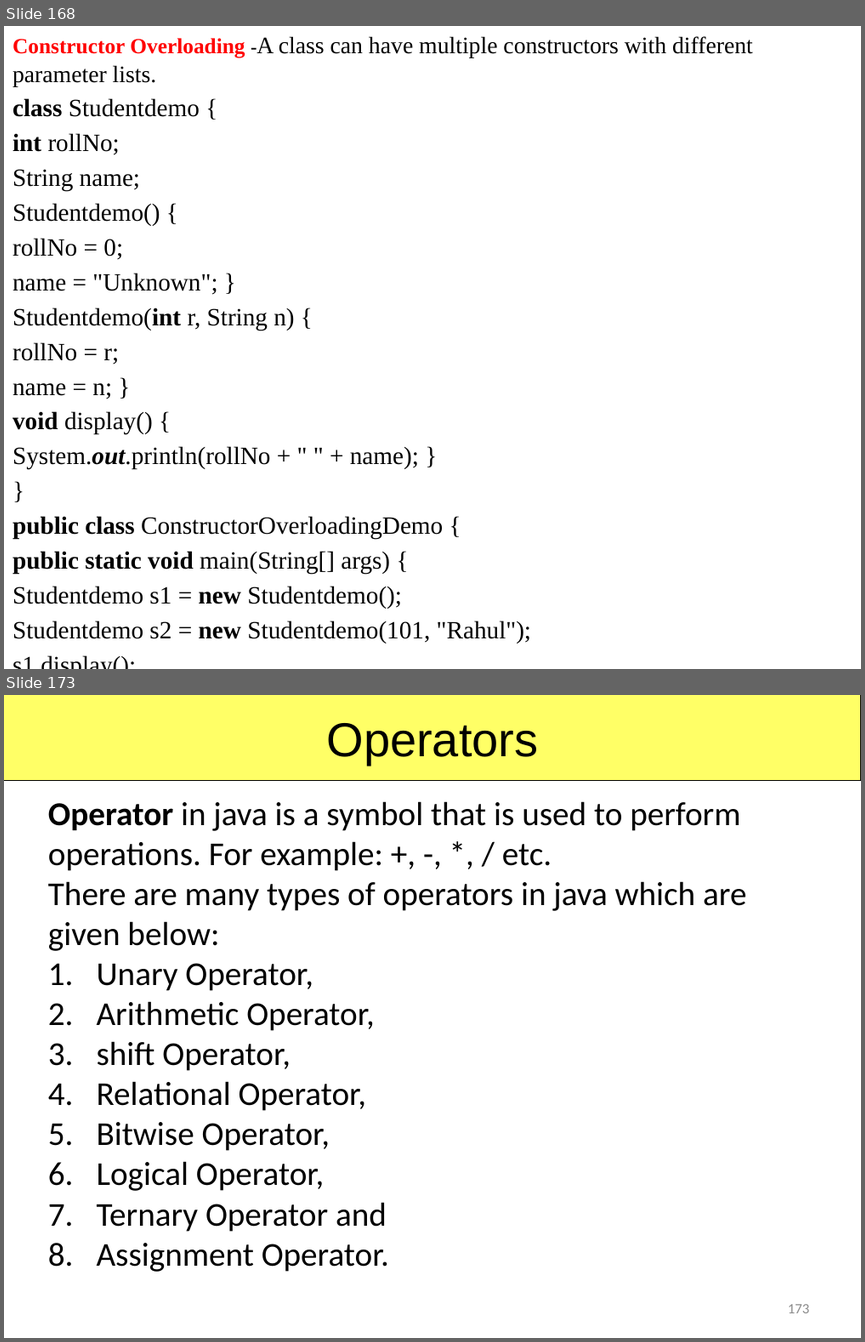
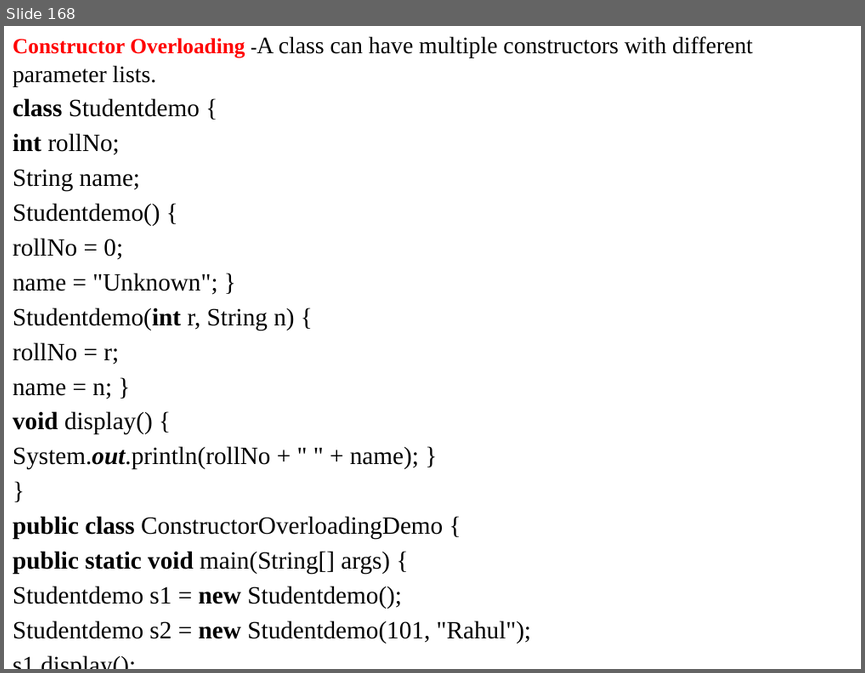
Before and after one commit to anvesh1987/Java-Programs-CSE-G, a slide deck: UNIT - I.pptx. Shown one above the other, each under a label of ours: slides 168 and 173 before the commit, slide 168 after it; the slides between them are not shown. The pictures are 865x1342 and 865x673 pixels, drawn with LibreOffice and Linux fonts; fonts in the diff are those of the drawing. Boxes give left, top, right and bottom in pixels: in the first picture for what was removed or moved away, otherwise in the second. Text is boxed around its words. In the diff, an @@ line names an element or a change of style, - is before the commit and + after.

```diff
--- a/UNIT - I.pptx
+++ b/UNIT - I.pptx
@@ slide 173 removed at [4,695,861,1338], background #FFFFFF @@
@@ rectangle removed at [4,695,861,781] @@
-Operators
@@ text removed at [48,801,746,1271] @@
-Operator in java is a symbol that is used to perform operations. For example: +, -, *, / etc.
-There are many types of operators in java which are given below:
-1. Unary Operator,
-2. Arithmetic Operator,
-3. shift Operator,
-4. Relational Operator,
-5. Bitwise Operator,
-6. Logical Operator,
-7. Ternary Operator and
-8. Assignment Operator.
@@ text removed at [62,895,861,937] @@
-.
@@ page number removed at [788,1304,810,1313] @@
-173
```
Also in this commit, not shown: 1 slide changed, 33 slides added, 38 other slides removed.
